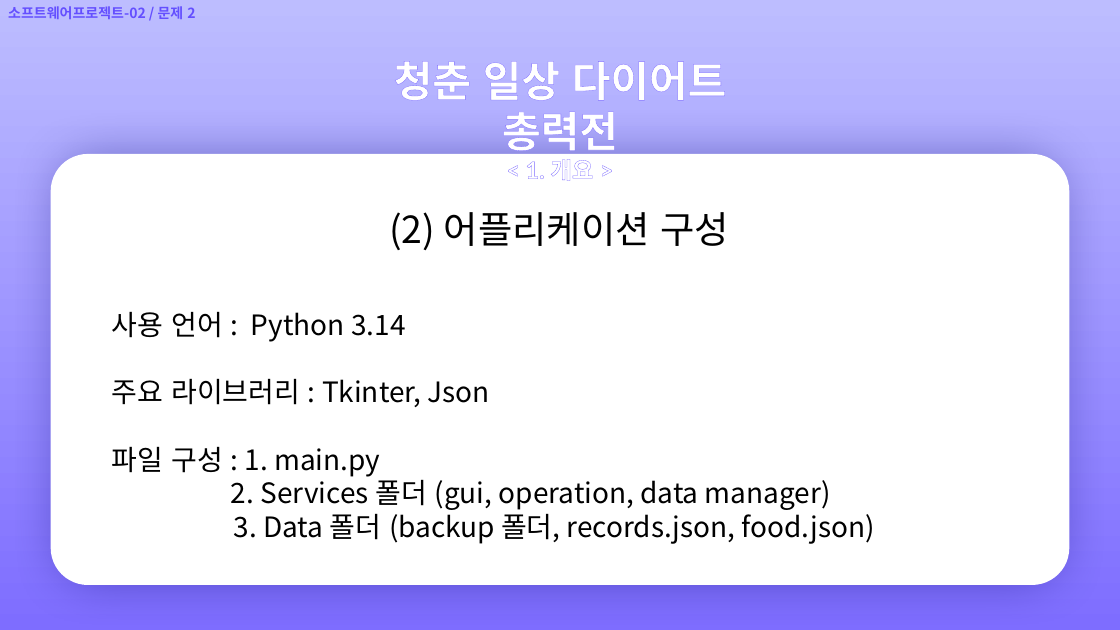
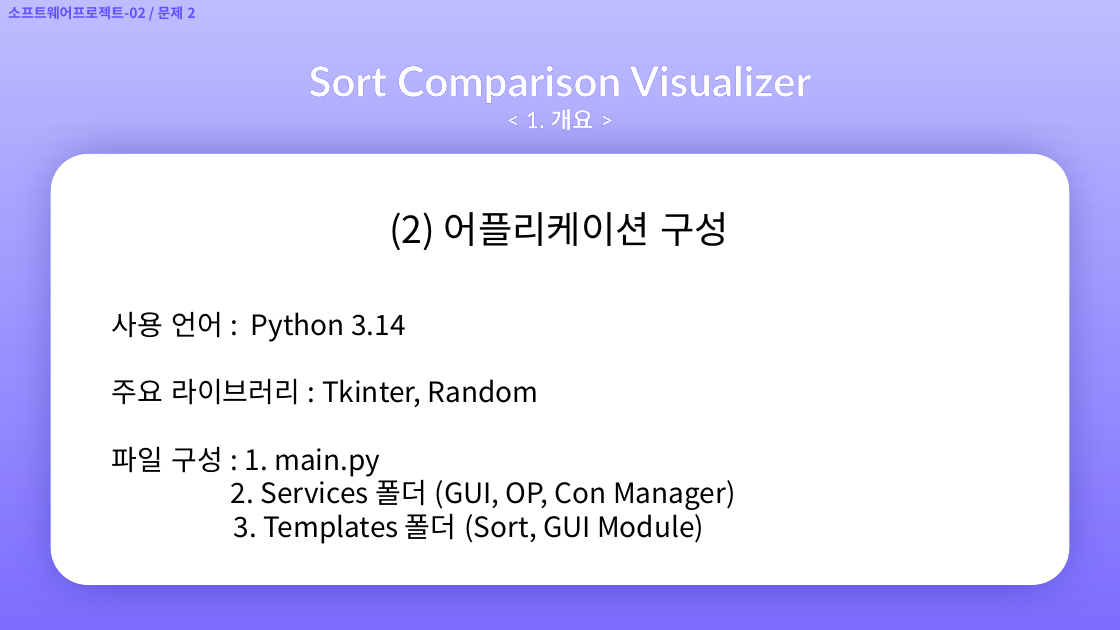
Before and after one commit to Ovie-hex/Software-Project-P2-Sort1055, a slide deck: slide 6 of [문제 2] 문서 기록/[문제 2] 발표자료 탬플릿 [20231055 정유운].pptx. Drawn at 1120x630 pixels with LibreOffice and Linux fonts; fonts in the diff are those of the drawing; background and template pictures are left out. Boxes give left, top, right and bottom in pixels: in the first picture for what was removed or moved away, otherwise in the second. Text is boxed around its words. In the diff, an @@ line names an element or a change of style, - is before the commit and + after.

Commit message:
✅ Sort Comparison Visualizer (1.2) <Released>

```diff
--- a/[문제 2] 문서 기록/[문제 2] 발표자료 탬플릿 [20231055 정유운].pptx
+++ b/[문제 2] 문서 기록/[문제 2] 발표자료 탬플릿 [20231055 정유운].pptx
@@ text "Sort Comparison Visualizer": place and size @@
-text "Sort Comparison Visualizer" at [394,61,727,181]
+text "Sort Comparison Visualizer" at [308,66,811,130]
@@ text at [308,66,811,104]: text changed @@
-청춘 일상 다이어트 총력전
+Sort Comparison Visualizer
@@ text at [112,378,539,407]: text changed @@
-주요 라이브러리 : Tkinter, Json
+주요 라이브러리 : Tkinter, Random
@@ text at [231,475,736,544]: text changed @@
-2. Services 폴더 (gui, operation, data manager)
-3. Data 폴더 (backup 폴더, records.json, food.json)
+2. Services 폴더 (GUI, OP, Con Manager)
+3. Templates 폴더 (Sort, GUI Module)
```
Also in this commit, not shown: 7 other slides changed, 10 slides added, 7 slides removed, 7 other files.
